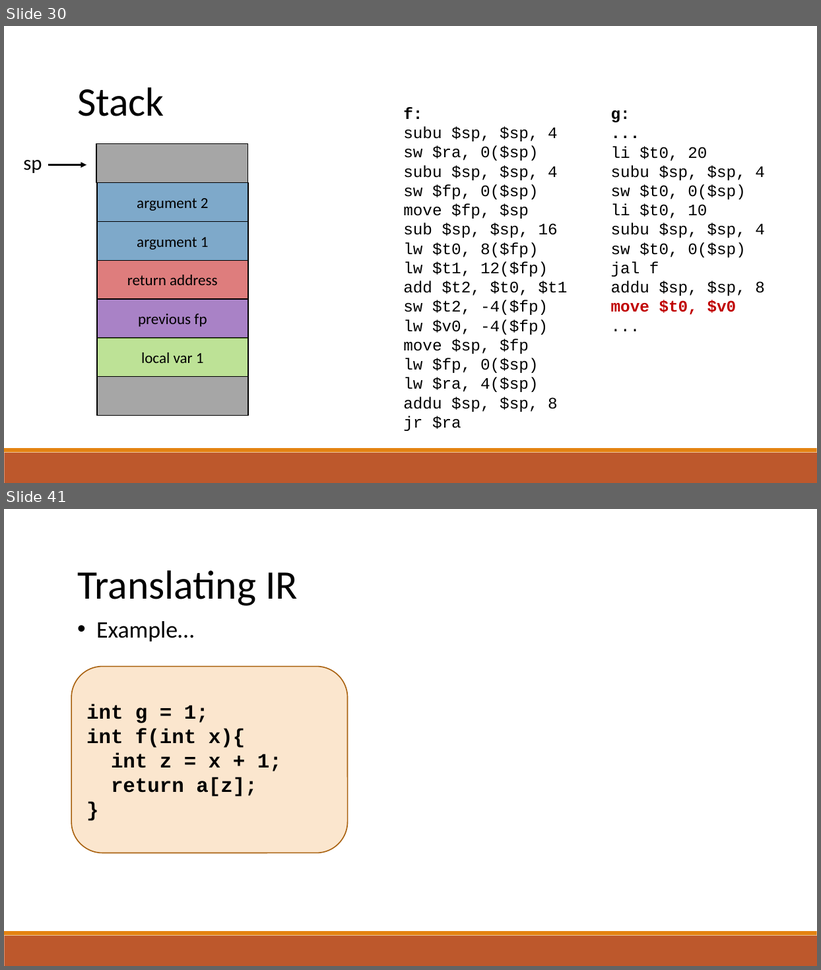
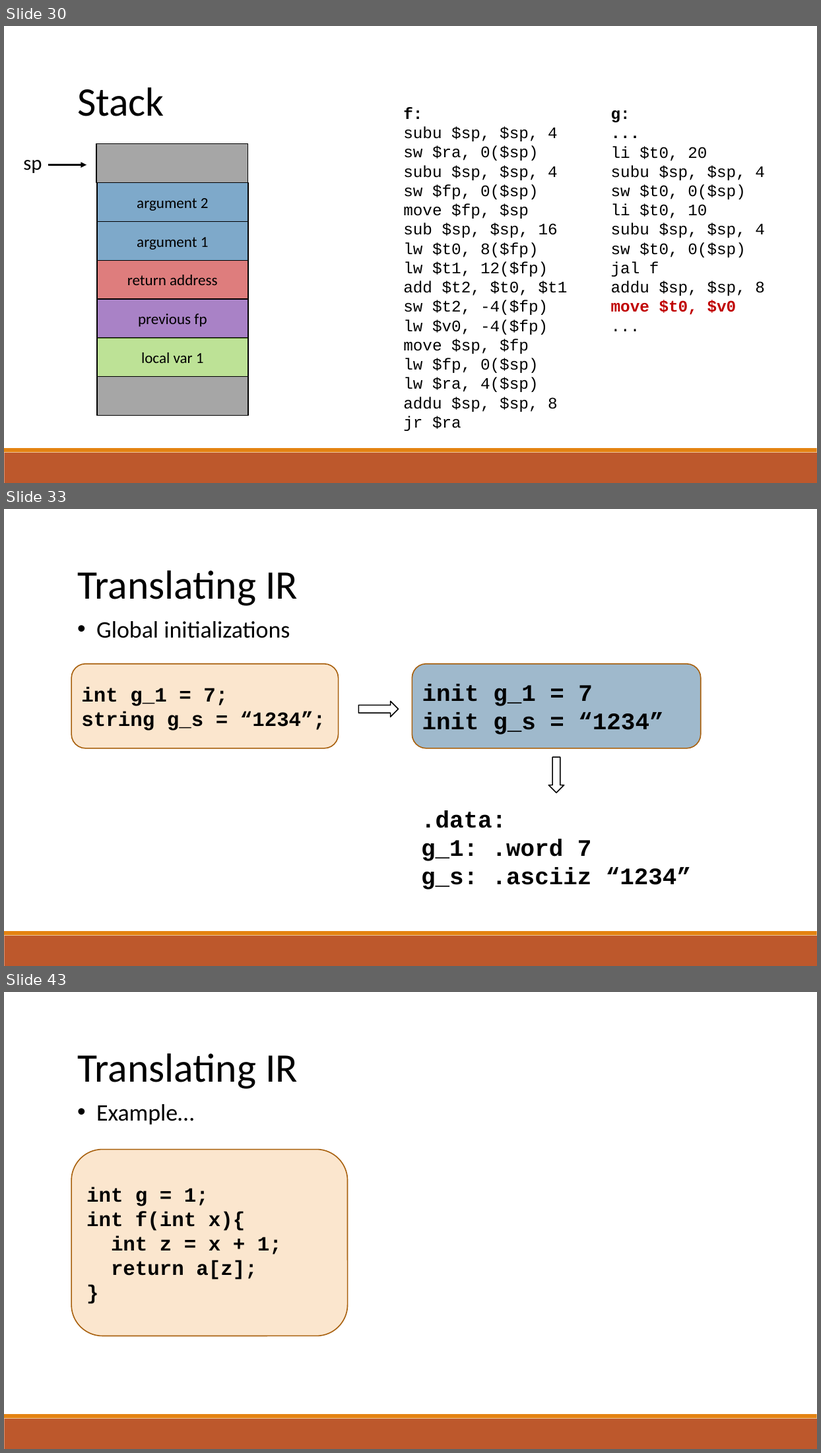
Before and after one commit to raghadzeidan/COMPILATION_TAU_FOR_STUDENTS, a slide deck: new_slides/codegen.pptx. Shown one above the other, each under a label of ours: slides 30 and 41 before the commit, slides 30, 33 and 43 after it; the slides between them are not shown. The pictures are 821x970 and 821x1453 pixels, drawn with LibreOffice and Linux fonts; fonts in the diff are those of the drawing. Boxes give left, top, right and bottom in pixels: in the first picture for what was removed or moved away, otherwise in the second. Text is boxed around its words. In the diff, an @@ line names an element or a change of style, - is before the commit and + after.

```diff
--- a/new_slides/codegen.pptx
+++ b/new_slides/codegen.pptx
@@ slide 33 added at bbox=[4, 509, 817, 966], background #FFFFFF; not listed: 2 template elements that a slide beside it also shows @@
@@ text added at bbox=[77, 570, 298, 606], 48 pt, text #000000 @@
+Translating IR
@@ text added at bbox=[96, 621, 290, 638], 28 pt, text #000000 @@
+• Global initializations
@@ rounded rectangle added at bbox=[72, 664, 339, 749], fill #FBE6CE, outline #A9610D 1.25 pt, 24 pt, text #000000, bold @@
+int g_1 = 7;
+string g_s = “1234”;
@@ rounded rectangle added at bbox=[412, 664, 700, 749], fill #40749B at 50% opacity, outline #A9610D 1.25 pt, 28 pt, text #000000, bold @@
+init g_1 = 7
+init g_s = “1234”
@@ down arrow added at bbox=[358, 702, 399, 718], fill #FFFFFF, outline #000000 1.25 pt @@
@@ down arrow added at bbox=[548, 757, 564, 793], fill #FFFFFF, outline #000000 1.25 pt @@
@@ text added at bbox=[421, 811, 691, 890], 28 pt, text #000000, bold @@
+.data:
+g_1: .word 7
+g_s: .asciiz “1234”
@@ what was slide 41 is now slide 43 @@
```
Also in this commit, not shown: 11 slides changed, 12 other slides added, 1 other file.
